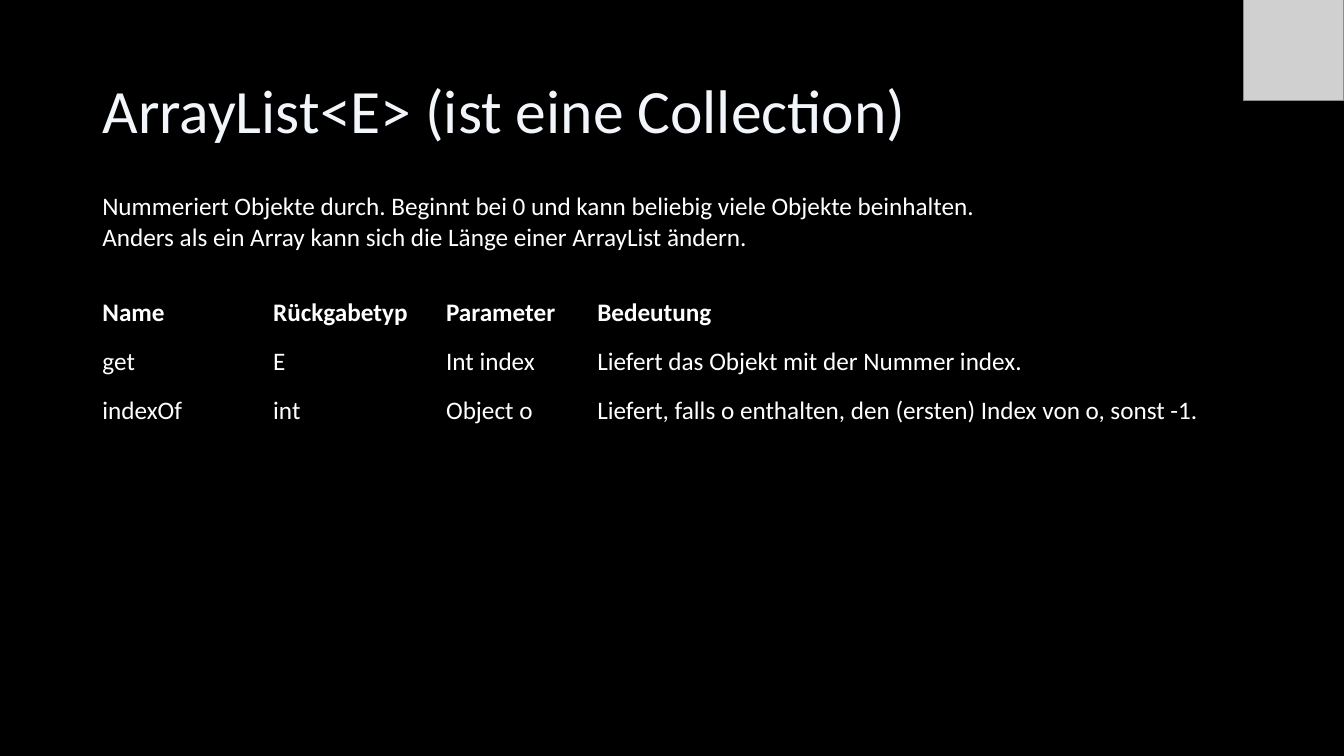
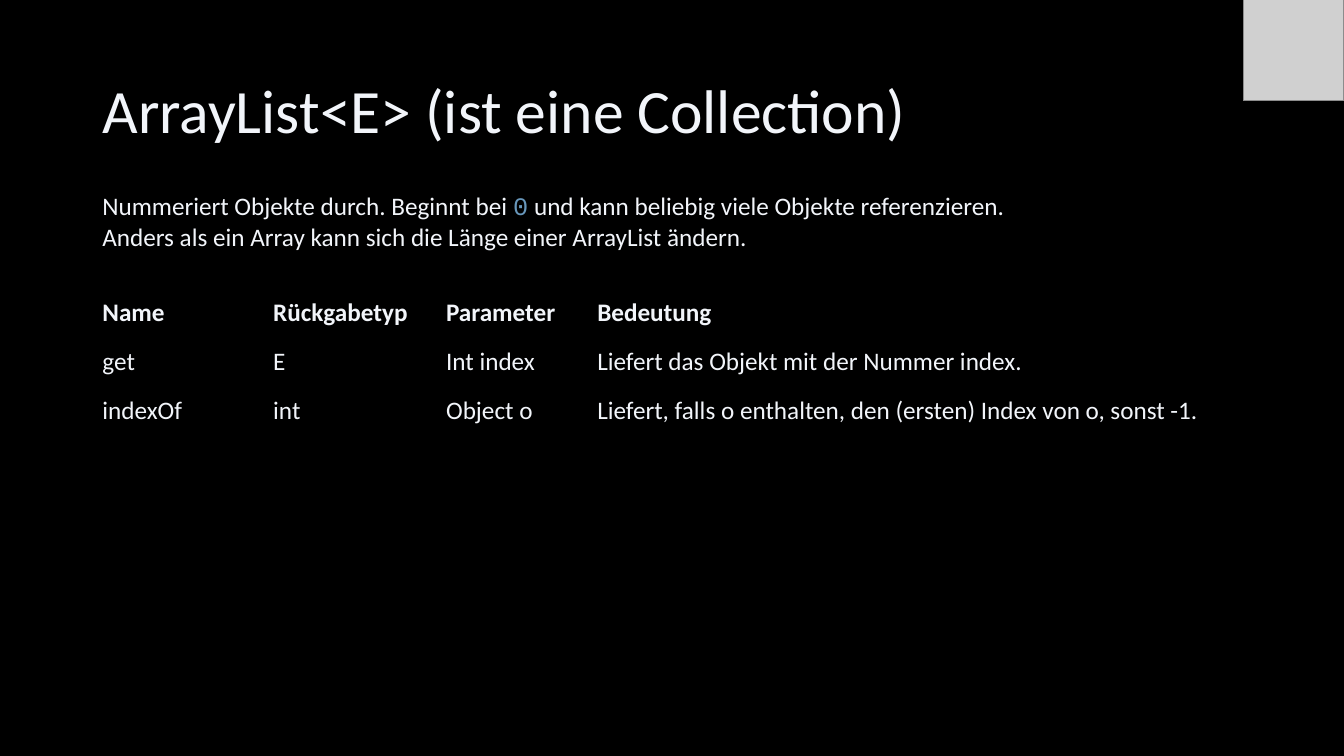
Before and after one commit to Cactusroot/Java, a slide deck: slide 79 of src/Java.pptx (slide 74 before the commit). Drawn at 1344x756 pixels with LibreOffice and Linux fonts; fonts in the diff are those of the drawing; grey boxes stand for pictures. Boxes give left, top, right and bottom in pixels: in the first picture for what was removed or moved away, otherwise in the second. Text is boxed around its words. In the diff, an @@ line names an element or a change of style, - is before the commit and + after.

```diff
--- a/src/Java.pptx
+++ b/src/Java.pptx
@@ text at (102, 197, 1004, 220): text changed; text colour #FFFFFF to #F2F5FA @@
-Nummeriert Objekte durch. Beginnt bei 0 und kann beliebig viele Objekte beinhalten.
+Nummeriert Objekte durch. Beginnt bei 0 und kann beliebig viele Objekte referenzieren.
```
Also in this commit, not shown: 58 other slides changed, 9 slides added, 3 slides removed, 8 other files.
